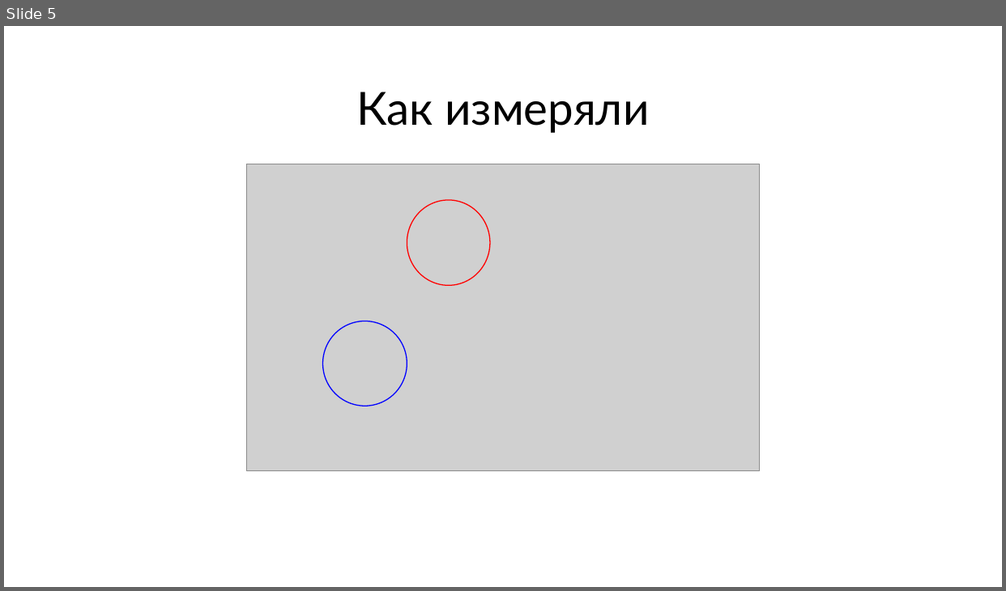
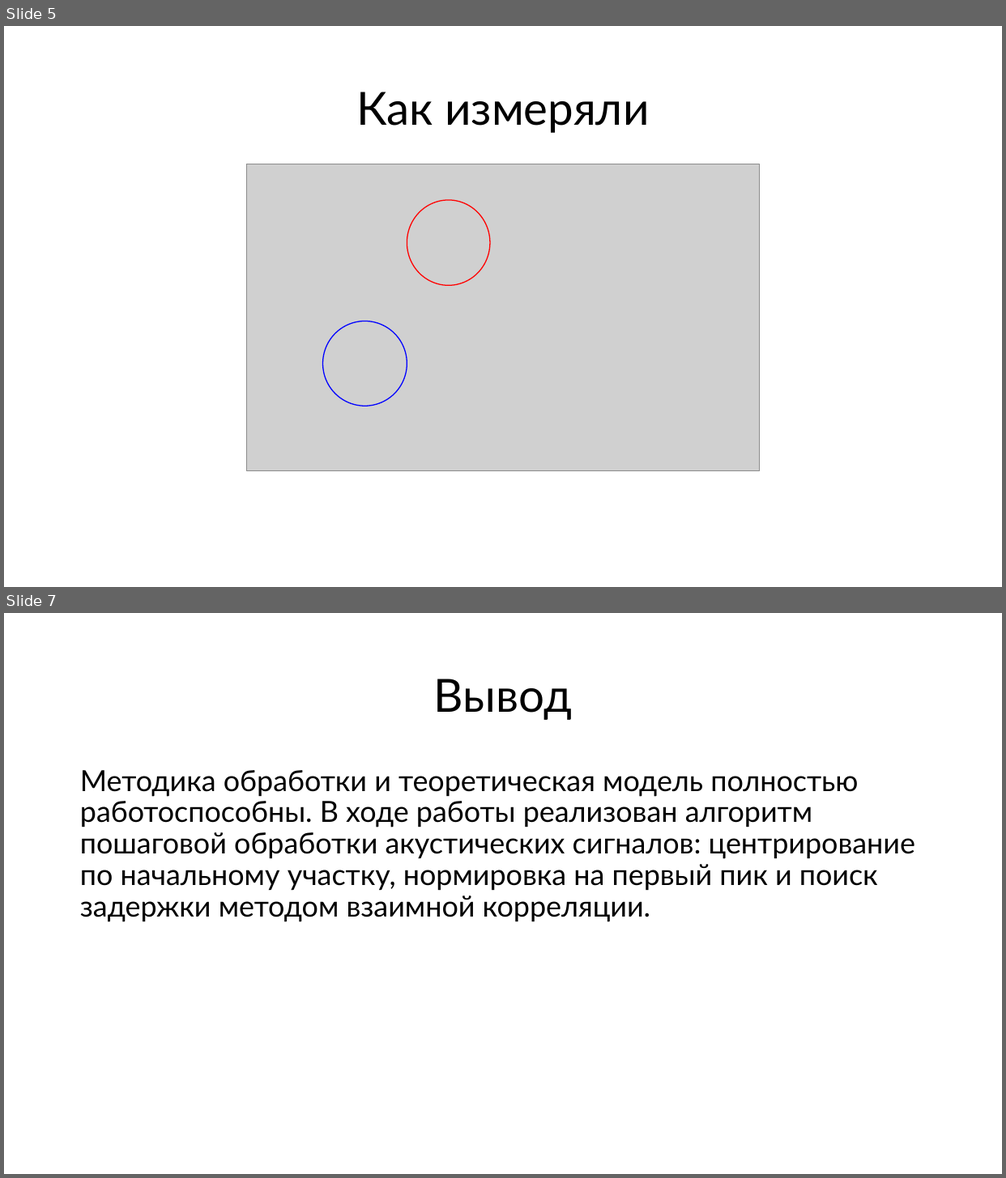
Before and after one commit to Denzov/sound, a slide deck: Presentation.pptx. Shown one above the other, each under a label of ours: slide 5 before the commit, slides 5 and 7 after it; the slides between them are not shown. The pictures are 1006x591 and 1006x1178 pixels, drawn with LibreOffice and Linux fonts; fonts in the diff are those of the drawing; grey boxes stand for pictures. Boxes give left, top, right and bottom in pixels: in the first picture for what was removed or moved away, otherwise in the second. Text is boxed around its words. In the diff, an @@ line names an element or a change of style, - is before the commit and + after.

```diff
--- a/Presentation.pptx
+++ b/Presentation.pptx
@@ slide 7 added at [4,613,1002,1174], background #FFFFFF @@
@@ title added at [434,679,573,720], 44 pt, text #000000 @@
+Вывод
@@ text added at [80,770,915,922], 28 pt, text #000000 @@
+Методика обработки и теоретическая модель полностью работоспособны. В ходе работы реализован алгоритм пошаговой обработки акустических сигналов: центрирование по начальному участку, нормировка на первый пик и поиск задержки методом взаимной корреляции.
```
Also in this commit, not shown: 1 slide changed, 1 slide removed, 1 other file.
